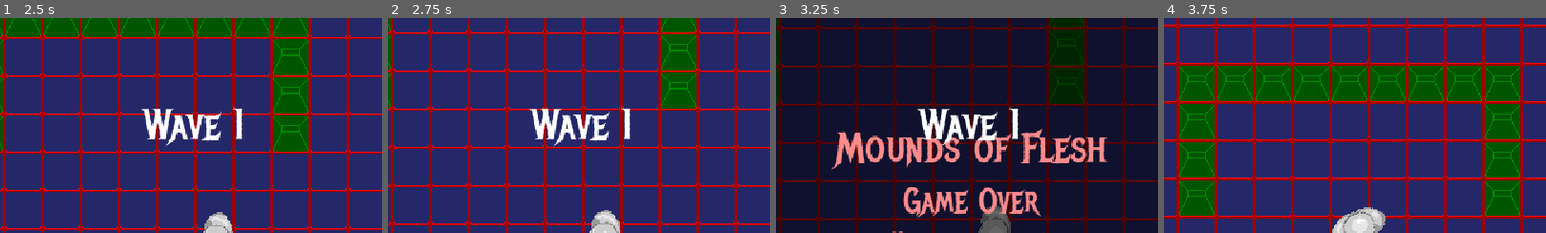
Above: before the commit, frames 1-4 (left to right).
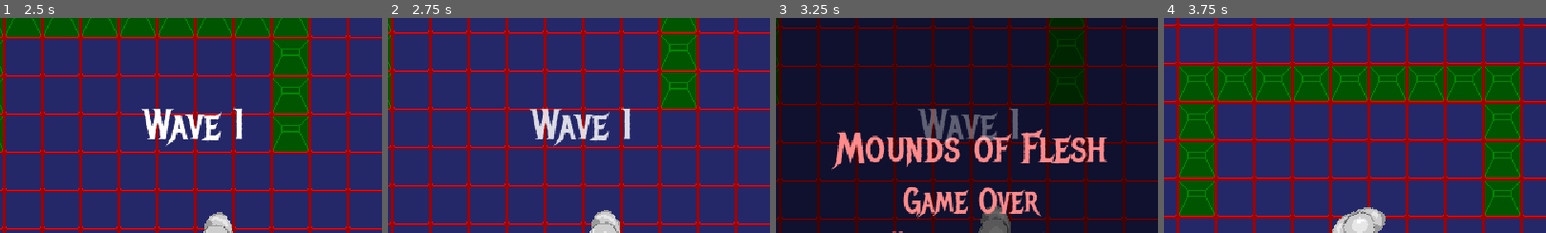
Above: after the commit, the same moments.

Repository: Burger-Bois/LD54-Godot-Team
Game: Godot game, scene res://scenes/main.tscn
Two runs of this game, one before a commit and one after it. Both use one fixed random seed, a clock stepped at 60 frames per second and the inputs below.
Inputs (mouse positions are % of the whole screen's width and height, from its top left):
- Up to frame 1 (2.5 s): click "Start" at 0.5 s; tap Enter at 1.25 s; move the mouse to (72, 45) at 1.27 s; hold D (right) 1.28-2.03 s; hold Right mouse button (aim) 1.28-2.03 s; click (72, 45) at 1.42 s; move the mouse to (30, 55) at 2.02 s; hold S (down) from 2.03 s (still down); click (30, 55) at 2.1 s
- Up to frame 2 (2.75 s): keep holding S (down)
- Up to frame 3 (3.25 s): move the mouse to (3, 89) at 2.77 s; release S (down) at 2.78 s; hold D (right) from 2.78 s (still down); hold K from 2.78 s (still down); click (3, 89) at 2.92 s
- Up to frame 4 (3.75 s): release D (right) at 3.5 s; release K at 3.5 s; click "Restart" at 3.5 s
The pictures show only the part of the screen within x 24-74%, y 2-52%; the shares and areas given below are measured in that part.

Frame 1 is identical in both runs. In frame 2, 1.5% of the frame differs, in the area x 37-64%, y 42-60%; in frame 3, 1.9%, in the area x 37-64%, y 41-60%; in frame 4, nothing differs.

Commit message:
add fade-out to flash message

Diff:
--- a/scenes/ui/flash_message.tscn
+++ b/scenes/ui/flash_message.tscn
@@ -1,9 +1,71 @@
-[gd_scene load_steps=3 format=3 uid="uid://dpaiqr5jou8gn"]
+[gd_scene load_steps=6 format=3 uid="uid://dpaiqr5jou8gn"]
 
 [ext_resource type="Theme" uid="uid://dfbjrxbf4lkxs" path="res://resources/theme.tres" id="1_wlc5f"]
 [ext_resource type="Script" path="res://scripts/ui/flash_message.gd" id="2_7cjqv"]
 
+[sub_resource type="Animation" id="Animation_ei7sj"]
+resource_name = "flash"
+length = 3.0
+tracks/0/type = "value"
+tracks/0/imported = false
+tracks/0/enabled = true
+tracks/0/path = NodePath(".:visible")
+tracks/0/interp = 1
+tracks/0/loop_wrap = true
+tracks/0/keys = {
+"times": PackedFloat32Array(0, 3),
+"transitions": PackedFloat32Array(1, 1),
+"update": 1,
+"values": [true, false]
+}
+tracks/1/type = "value"
+tracks/1/imported = false
+tracks/1/enabled = true
+tracks/1/path = NodePath("Label:modulate")
+tracks/1/interp = 1
+tracks/1/loop_wrap = true
+tracks/1/keys = {
+"times": PackedFloat32Array(0, 2, 3),
+"transitions": PackedFloat32Array(1, 1, 1),
+"update": 0,
+"values": [Color(1, 1, 1, 1), Color(1, 1, 1, 1), Color(1, 1, 1, 0)]
+}
+
+[sub_resource type="Animation" id="Animation_qsapr"]
+length = 0.001
+tracks/0/type = "value"
+tracks/0/imported = false
+tracks/0/enabled = true
+tracks/0/path = NodePath(".:visible")
+tracks/0/interp = 1
+tracks/0/loop_wrap = true
+tracks/0/keys = {
+"times": PackedFloat32Array(0),
+"transitions": PackedFloat32Array(1),
+"update": 1,
+"values": [false]
+}
+tracks/1/type = "value"
+tracks/1/imported = false
+tracks/1/enabled = true
+tracks/1/path = NodePath("Label:modulate")
+tracks/1/interp = 1
+tracks/1/loop_wrap = true
+tracks/1/keys = {
+"times": PackedFloat32Array(0),
+"transitions": PackedFloat32Array(1),
+"update": 0,
+"values": [Color(1, 1, 1, 1)]
+}
+
+[sub_resource type="AnimationLibrary" id="AnimationLibrary_fq38m"]
+_data = {
+"RESET": SubResource("Animation_qsapr"),
+"flash": SubResource("Animation_ei7sj")
+}
+
 [node name="FlashMessage" type="Control"]
+visible = false
 layout_mode = 3
 anchors_preset = 15
 anchor_right = 1.0
@@ -13,6 +75,7 @@
 mouse_filter = 2
 theme = ExtResource("1_wlc5f")
 script = ExtResource("2_7cjqv")
+text = "EXAMPLE TEXT"
 
 [node name="Label" type="Label" parent="."]
 layout_mode = 1
@@ -27,3 +90,8 @@
 text = "EXAMPLE TEXT"
 horizontal_alignment = 1
 vertical_alignment = 1
+
+[node name="AnimationPlayer" type="AnimationPlayer" parent="."]
+libraries = {
+"": SubResource("AnimationLibrary_fq38m")
+}
--- a/scripts/ui/flash_message.gd
+++ b/scripts/ui/flash_message.gd
@@ -2,8 +2,13 @@
 class_name FlashMessage
 
 
+const FLASH_ANIMATION := "flash"
+
 @onready
 var _label := $Label as Label
+
+@onready
+var _animation := $AnimationPlayer as AnimationPlayer
 
 @export
 var text: String:
@@ -16,16 +21,4 @@
 
 
 func play():
-	if not _playing:
-		_playing = true
-		show()
-
-		var timer := Timer.new()
-		timer.wait_time = 3
-		timer.one_shot = true
-		timer.timeout.connect(func():
-			hide()
-			_playing = false
-			timer.queue_free())
-		add_child(timer)
-		timer.start()
+	_animation.play(FLASH_ANIMATION)
